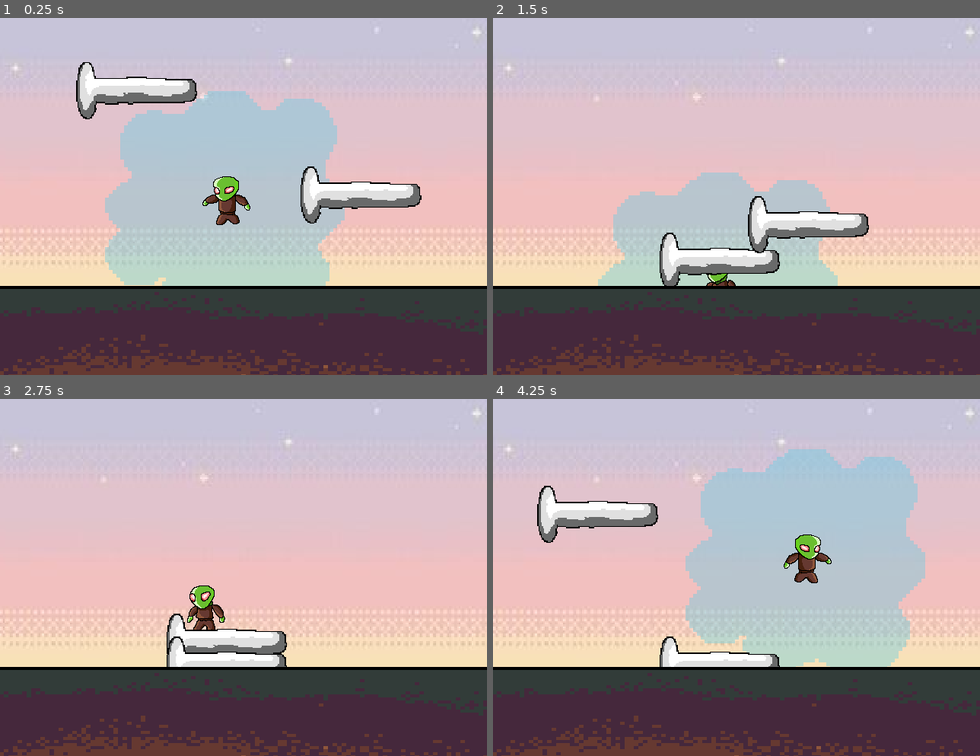
Above: before the commit, frames 1-4 (two rows, left to right).
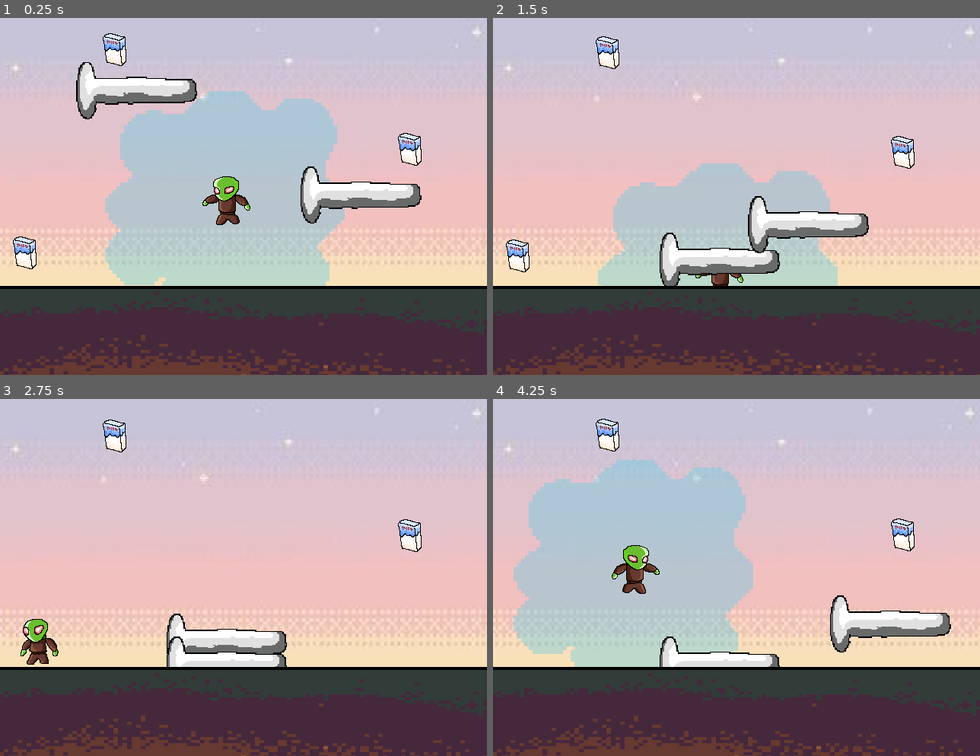
Above: after the commit, the same moments.

Repository: AlcDhruv/AlienBox
Game: Godot game, scene res://Scenes/main.tscn
The game is run twice, just before and just after one commit, with the same random seed, the same clock (stepped at 60 frames per second) and the same inputs.
Inputs (mouse positions are in pixels of both pictures, inside the frame that each line leads up to):
- Up to frame 1 (0.25 s): no input
- Up to frame 2 (1.5 s): tap Enter (ui_accept) at 0.5 s; drag from (629, 89) to (721, 260) at 0.52 s; drag from (853, 192) to (721, 282) at 1.27 s
- Up to frame 3 (2.75 s): move the mouse to (292, 491) at 2.02 s; hold Left (ui_left) from 2.03 s (still down); tap J (toggle_aura) at 2.1 s; click (292, 491) at 2.17 s
- Up to frame 4 (4.25 s): release Left (ui_left) at 2.75 s; drag from (712, 645) to (590, 516) at 2.77 s; move the mouse to (882, 627) at 3.52 s; hold Right (ui_right) from 3.53 s (still down); tap J (toggle_aura) at 3.6 s; click (882, 627) at 3.67 s; tap Enter (ui_accept) at 3.77 s

The runs differ from the first frame. In frame 1, 1.1% of the frame differs, in the area x 2-87%, y 4-71%; in frame 2, 2.7%; in frame 3, 2.0%; in frame 4, 40%, in the area x 4-95%, y 5-76%.

Commit message:
Third Commit

Diff:
--- a/Scenes/character_body_2d.tscn
+++ b/Scenes/character_body_2d.tscn
@@ -50,7 +50,7 @@
 [sub_resource type="CircleShape2D" id="CircleShape2D_dd465"]
 radius = 28.4429
 
-[node name="CharacterBody2D" type="CharacterBody2D"]
+[node name="CharacterBody2D" type="CharacterBody2D" groups=["player"]]
 script = ExtResource("1_ghijl")
 jump_force = -600
 
--- /dev/null
+++ b/Scenes/main.gd
@@ -0,0 +1,16 @@
+extends Node2D
+
+# (2-a) For handling Overworld toggle. Below is the imported scene itself
+@onready var overworld = $Overworld
+
+func _ready():
+	overworld.visible = false
+# (2-b) setting visibility of the overworld off at the beggining
+
+# (2-c) if RMB is pressed, it'll toggle the overworl, else put it off
+func _input(event):
+	if event is InputEventMouseButton and event.button_index == MOUSE_BUTTON_RIGHT:
+		if event.pressed:
+			overworld.visible = true
+		else:
+			overworld.visible = false
--- a/Scenes/main.tscn
+++ b/Scenes/main.tscn
@@ -1,11 +1,15 @@
-[gd_scene load_steps=5 format=3 uid="uid://cpq4mlg28kteq"]
+[gd_scene load_steps=8 format=3 uid="uid://cpq4mlg28kteq"]
 
+[ext_resource type="Script" uid="uid://dw6oywgo7e06c" path="res://Scenes/main.gd" id="1_21xkr"]
 [ext_resource type="PackedScene" uid="uid://duyouf55rajvj" path="res://Scenes/character_body_2d.tscn" id="1_ig7tw"]
 [ext_resource type="Texture2D" uid="uid://co355q1c7xm5t" path="res://Art/tempBack.jpg" id="1_jjvhh"]
 [ext_resource type="PackedScene" uid="uid://07xsvqsbtydl" path="res://Scenes/nail.tscn" id="2_0xm2m"]
 [ext_resource type="PackedScene" uid="uid://d1spcuxs20q2i" path="res://Scenes/land.tscn" id="3_h2yge"]
+[ext_resource type="PackedScene" uid="uid://ci6duf8iscssy" path="res://Scenes/milk.tscn" id="5_kry3j"]
+[ext_resource type="PackedScene" uid="uid://dkpailb8sj75b" path="res://Scenes/overworld.tscn" id="7_6bp64"]
 
 [node name="Main" type="Node2D"]
+script = ExtResource("1_21xkr")
 
 [node name="Background" type="Sprite2D" parent="."]
 position = Vector2(309, 288)
@@ -27,3 +31,16 @@
 [node name="StaticBody2D" parent="." instance=ExtResource("3_h2yge")]
 position = Vector2(317, 471)
 scale = Vector2(3, 2)
+
+[node name="Milk" parent="." instance=ExtResource("5_kry3j")]
+position = Vector2(542, 185)
+
+[node name="Milk2" parent="." instance=ExtResource("5_kry3j")]
+position = Vector2(154, 54)
+
+[node name="Milk3" parent="." instance=ExtResource("5_kry3j")]
+position = Vector2(36, 321)
+
+[node name="Overworld" parent="." instance=ExtResource("7_6bp64")]
+visible = false
+position = Vector2(313, 244)
--- /dev/null
+++ b/Scenes/milk.gd
@@ -0,0 +1,19 @@
+extends Area2D
+
+# (3-a) For milk annimation, floating effect
+var base_y
+var float_speed = 3.0
+var float_height = 4.0
+
+func _ready():
+	base_y = position.y
+
+# (3-b) To move the milk up and down continuously
+func _process(delta):
+	position.y = base_y + sin(Time.get_ticks_msec() * 0.003 * float_speed) * float_height
+
+# (1-c) If character body enters the milk, destroy the milk (REF: GameManager.gd)
+func _on_body_entered(body: Node2D) -> void:
+	if body.name == "CharacterBody2D":
+		GameManager.collect_milk() # Calling func in GameManager.gd
+		queue_free() # Same as Destroy
--- /dev/null
+++ b/Scenes/milk.tscn
@@ -0,0 +1,19 @@
+[gd_scene load_steps=4 format=3 uid="uid://ci6duf8iscssy"]
+
+[ext_resource type="Script" uid="uid://da5yeubykus6j" path="res://Scenes/milk.gd" id="1_4r4fw"]
+[ext_resource type="Texture2D" uid="uid://b67r3etarmgq3" path="res://Art/milk.png" id="1_sj35g"]
+
+[sub_resource type="RectangleShape2D" id="RectangleShape2D_4r4fw"]
+size = Vector2(25, 35)
+
+[node name="Milk" type="Area2D"]
+script = ExtResource("1_4r4fw")
+
+[node name="Sprite2D" type="Sprite2D" parent="."]
+texture = ExtResource("1_sj35g")
+
+[node name="CollisionShape2D" type="CollisionShape2D" parent="."]
+position = Vector2(-2.5, 2.5)
+shape = SubResource("RectangleShape2D_4r4fw")
+
+[connection signal="body_entered" from="." to="." method="_on_body_entered"]
--- /dev/null
+++ b/Scenes/overworld.tscn
@@ -0,0 +1,8 @@
+[gd_scene load_steps=2 format=3 uid="uid://dkpailb8sj75b"]
+
+[ext_resource type="Texture2D" uid="uid://bmscgqq3oaocw" path="res://Art/background.png" id="1_l45s6"]
+
+[node name="Overworld" type="Node2D"]
+
+[node name="Sprite2D" type="Sprite2D" parent="."]
+texture = ExtResource("1_l45s6")
--- /dev/null
+++ b/Scripts/GameManager.gd
@@ -0,0 +1,12 @@
+extends Node
+
+# (1-a) For handling the number of collectible MILKS packs
+var milk_count = 3
+
+# (1-b) Global function that can be called in any other code
+func collect_milk():
+	milk_count -= 1
+
+	if milk_count == 0:
+		get_tree().paused = true
+		print("Game Over")
--- /dev/null
+++ b/Scripts/overworld.gd
@@ -0,0 +1,7 @@
+extends Node2D
+
+# (2-d) If RMB is not clicked, toggle overworld off (REF: main.gd)
+func _input(event):
+	if event is InputEventMouseButton and event.button_index == MOUSE_BUTTON_RIGHT:
+		if !event.pressed:
+			get_tree().change_scene_to_file(GameManager.previous_scene)
--- a/project.godot
+++ b/project.godot
@@ -15,6 +15,10 @@
 config/features=PackedStringArray("4.4", "Mobile")
 config/icon="res://icon.svg"
 
+[autoload]
+
+GameManager="*res://Scripts/GameManager.gd"
+
 [display]
 
 window/size/viewport_width=640
@@ -23,6 +27,7 @@
 [global_group]
 
 nail=""
+player=""
 
 [input]
 
Binary file added: Art/background.png
Not shown, added: Art/background.png.import
Binary file added: Art/milk.png
Not shown, added: Art/milk.png.import
Not shown, added: Scenes/main.gd.uid
Not shown, added: Scenes/milk.gd.uid
Not shown, added: Scripts/GameManager.gd.uid
Not shown, added: Scripts/overworld.gd.uid
